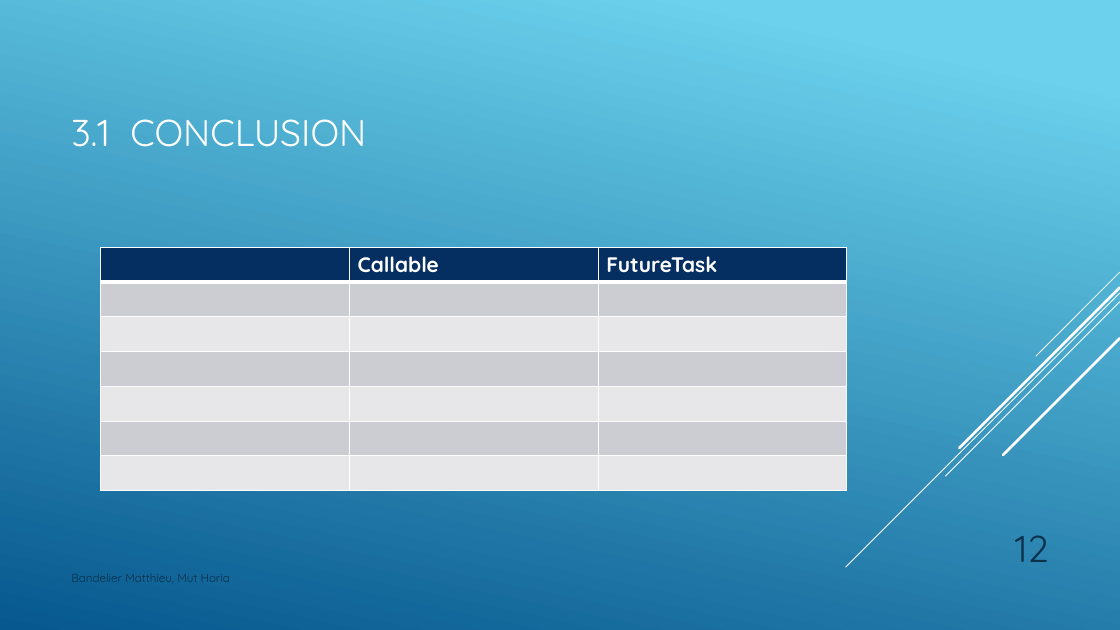
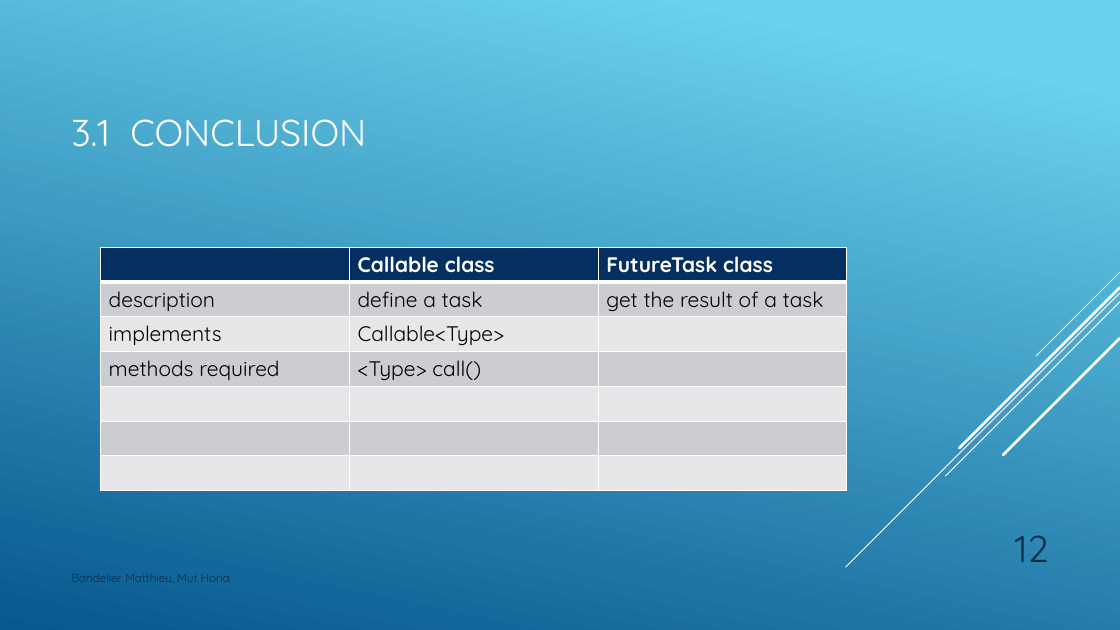
Before and after one commit to Drakesinger/FutureTaskAndCallable, a slide deck: slide 12 of presentation/CallableFutureTask.pptx. Drawn at 1120x630 pixels with LibreOffice and Linux fonts; fonts in the diff are those of the drawing. Boxes give left, top, right and bottom in pixels: in the first picture for what was removed or moved away, otherwise in the second. Text is boxed around its words. In the diff, an @@ line names an element or a change of style, - is before the commit and + after.

```diff
--- a/presentation/CallableFutureTask.pptx
+++ b/presentation/CallableFutureTask.pptx
@@ table at (100, 247, 846, 486) @@
-row 1:  | Callable | FutureTask
+row 1:  | Callable class | FutureTask class
+row 2: description | define a task | get the result of a task
+row 3: implements | Callable<Type> | 
+row 4: methods required | <Type> call() | 
-row 5:  |  | 
-row 6:  |  | 
-row 7:  |  | 
```
Also in this commit, not shown: 1 other slide changed.
